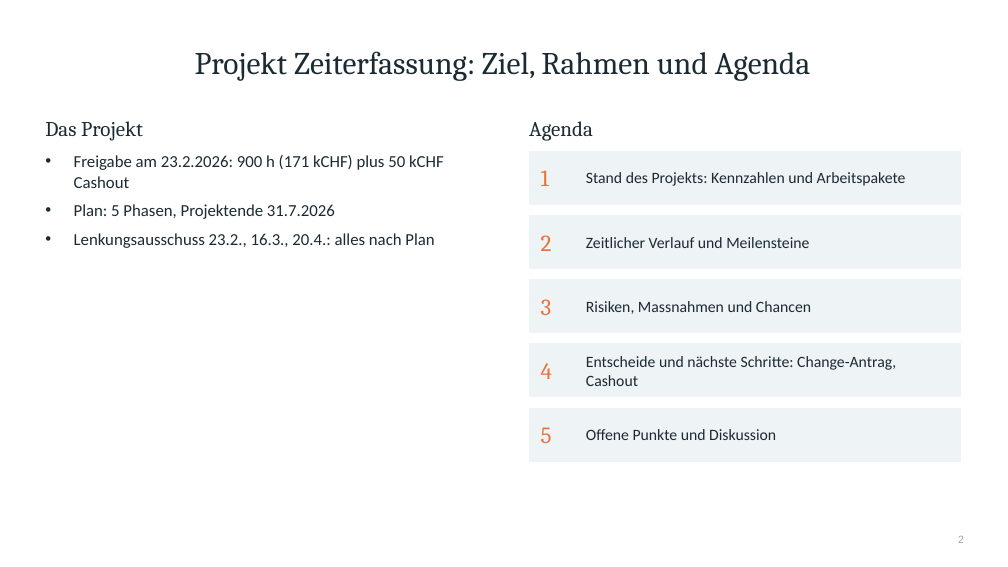
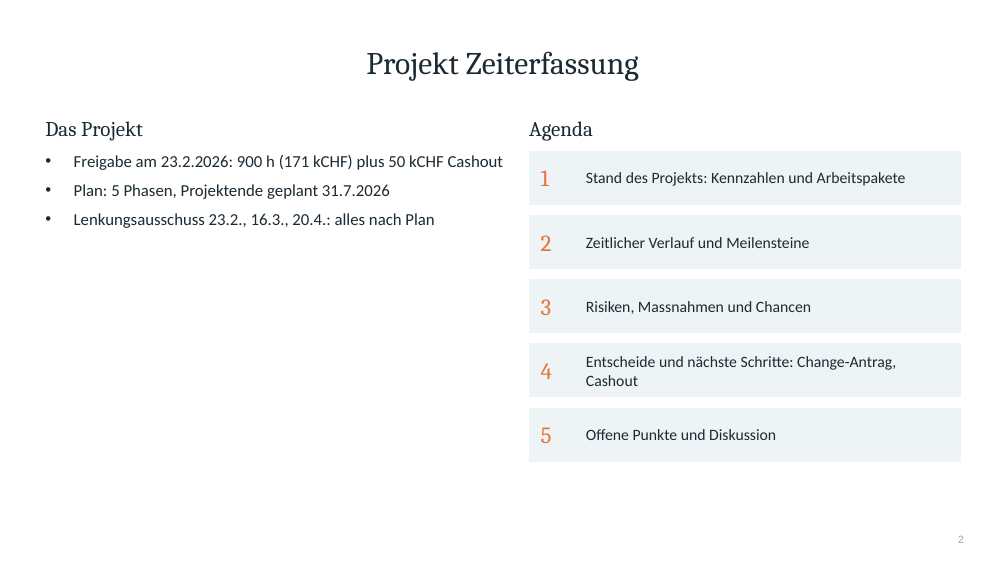
Before and after one commit to C4RN1V0R/Projektanalyse-pmqm, a slide deck: slide 2 of Projektpraesentation.pptx. Drawn at 1008x567 pixels with LibreOffice and Linux fonts; fonts in the diff are those of the drawing. Boxes give left, top, right and bottom in pixels: in the first picture for what was removed or moved away, otherwise in the second. Text is boxed around its words. In the diff, an @@ line names an element or a change of style, - is before the commit and + after.

```diff
--- a/Projektpraesentation.pptx
+++ b/Projektpraesentation.pptx
@@ title at (366,51,639,81): text changed @@
-Projekt Zeiterfassung: Ziel, Rahmen und Agenda
+Projekt Zeiterfassung
@@ text at (74,184,390,199): text changed @@
-• Plan: 5 Phasen, Projektende 31.7.2026
+• Plan: 5 Phasen, Projektende geplant 31.7.2026
```
Also in this commit, not shown: 4 other slides changed.
